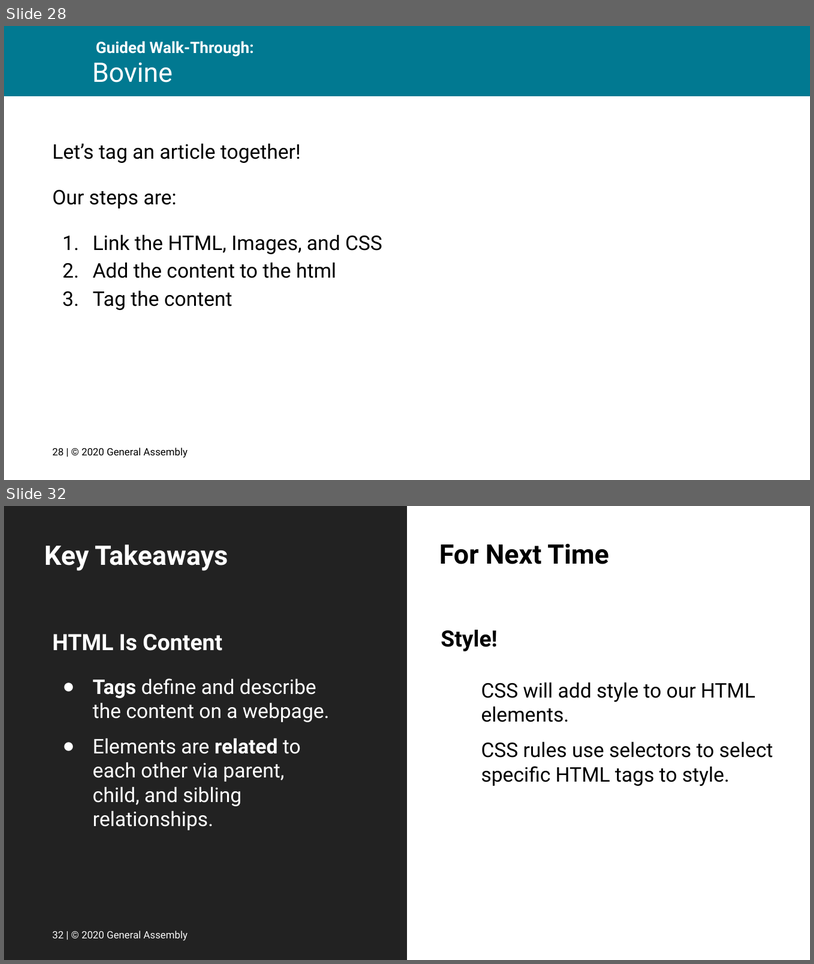
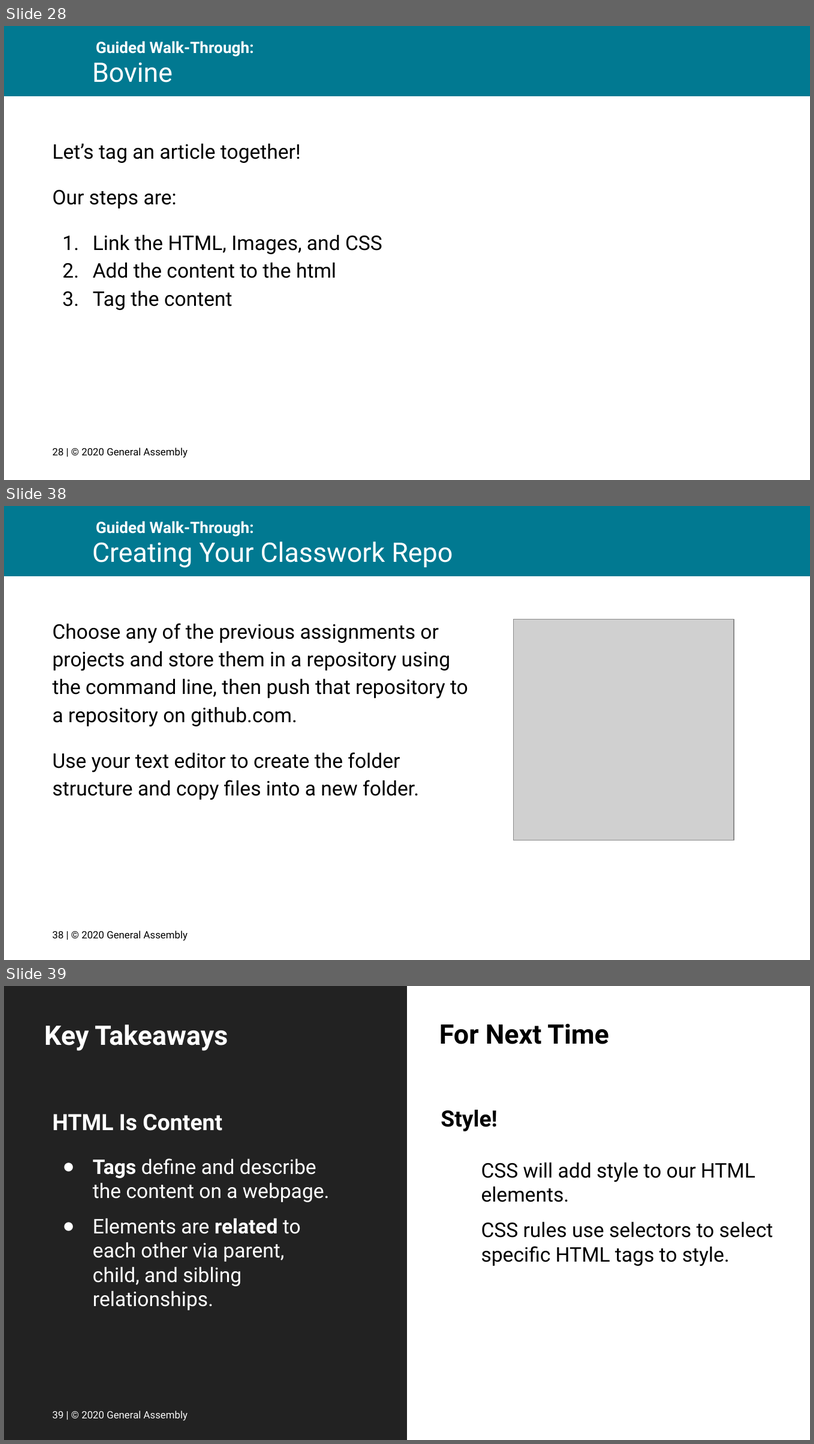
Before and after one commit to FEWD2022/Curriculum011822, a slide deck: Lesson Decks/01 Intro and HTML - FEWD 3.2.pptx. Shown one above the other, each under a label of ours: slides 28 and 32 before the commit, slides 28, 38 and 39 after it; the slides between them are not shown. The pictures are 814x964 and 814x1444 pixels, drawn with LibreOffice and Linux fonts; fonts in the diff are those of the drawing; grey boxes stand for pictures; background and template pictures are left out. Boxes give left, top, right and bottom in pixels: in the first picture for what was removed or moved away, otherwise in the second. Text is boxed around its words. In the diff, an @@ line names an element or a change of style, - is before the commit and + after.

```diff
--- a/Lesson Decks/01 Intro and HTML - FEWD 3.2.pptx
+++ b/Lesson Decks/01 Intro and HTML - FEWD 3.2.pptx
@@ slide 38 added at (x1=4, y1=506, x2=810, y2=960), background #FFFFFF; not listed: 2 template elements that a slide beside it also shows @@
@@ title added at (x1=92, y1=541, x2=453, y2=568), 24 pt, text #FFFFFF @@
+Creating Your Classwork Repo
@@ text added at (x1=53, y1=623, x2=468, y2=799), 18 pt, text #000000 @@
+Choose any of the previous assignments or projects and store them in a repository using the command line, then push that repository to a repository on github.com.
+Use your text editor to create the folder structure and copy files into a new folder.
@@ picture added at (x1=513, y1=619, x2=735, y2=840) @@
@@ page number added at (x1=4, y1=925, x2=48, y2=959), 13 pt, text #FFFFFF @@
+38
@@ text added at (x1=53, y1=930, x2=188, y2=940), 9 pt, text #000000 @@
+38 | © 2020 General Assembly
@@ what was slide 32 is now slide 39 @@
@@ text at (x1=44, y1=1397, x2=297, y2=1432): text changed @@
-32 | © 2020 General Assembly
+39 | © 2020 General Assembly
@@ text at (x1=53, y1=1410, x2=188, y2=1420): text changed @@
-32 | © 2020 General Assembly
+39 | © 2020 General Assembly
```
Also in this commit, not shown: 7 slides changed, 7 other slides added, 1 slide removed, 1 other file.
